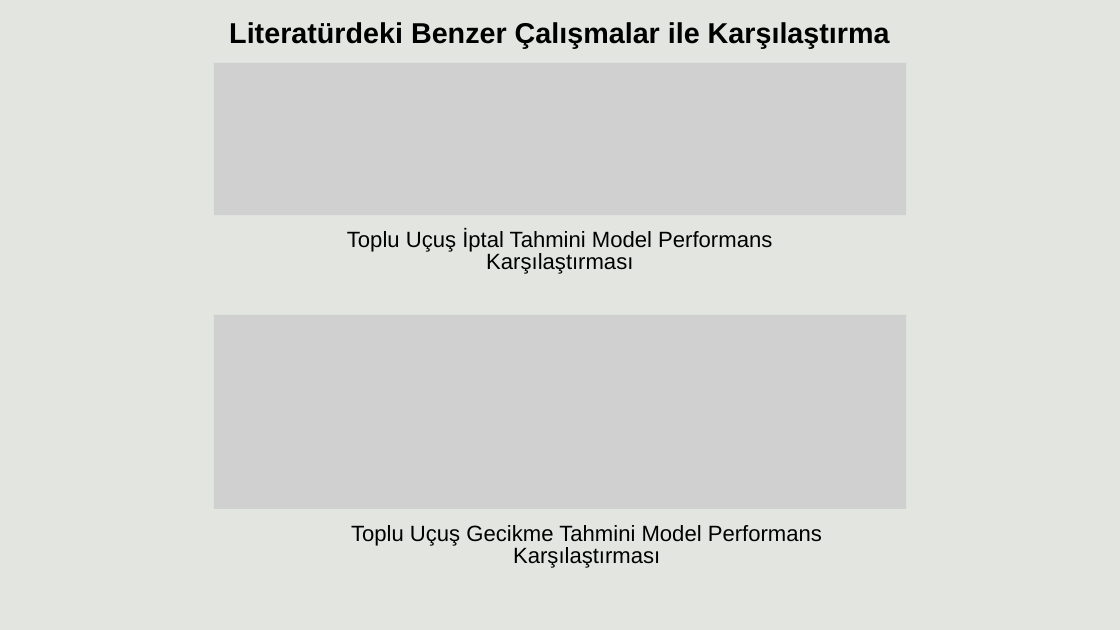
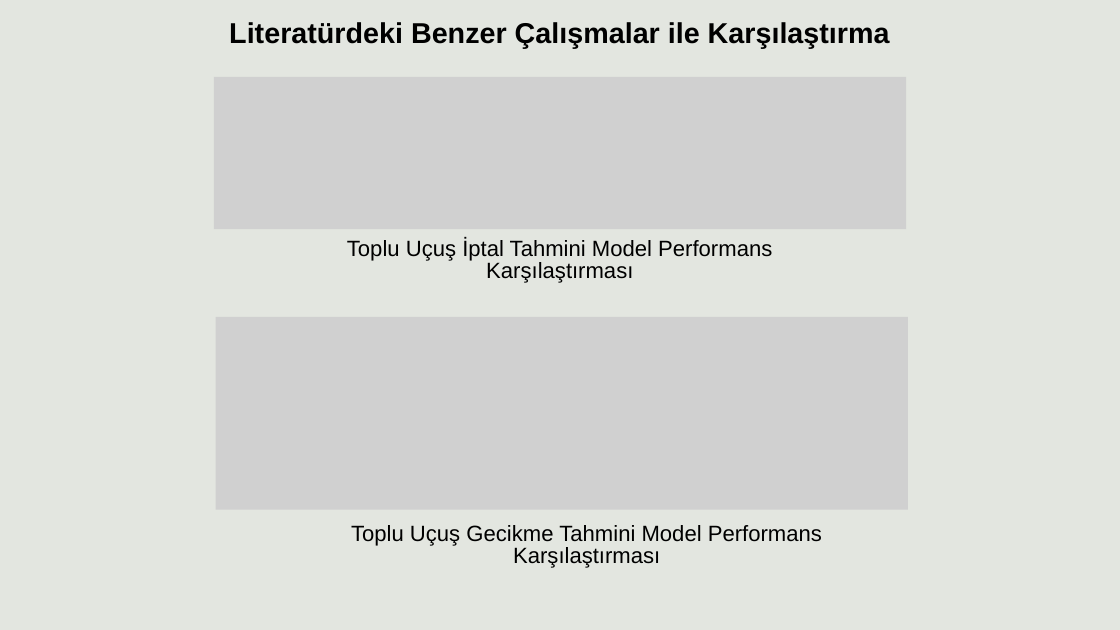
Before and after one commit to nuricanbrdmr/flight-delay-and-cancellation-prediction-system, a slide deck: slide 11 of Sunum/Bitirme Sunum.pptx. Drawn at 1120x630 pixels with LibreOffice and Linux fonts; fonts in the diff are those of the drawing; grey boxes stand for pictures. Boxes give left, top, right and bottom in pixels: in the first picture for what was removed or moved away, otherwise in the second. Text is boxed around its words. In the diff, an @@ line names an element or a change of style, - is before the commit and + after.

```diff
--- a/Sunum/Bitirme Sunum.pptx
+++ b/Sunum/Bitirme Sunum.pptx
@@ picture: place and size @@
-picture at [214,63,906,215]
+picture at [214,77,906,229]
@@ text "Toplu Uçuş İptal Tahmini Model ...": place and size @@
-text "Toplu Uçuş İptal Tahmini Model ..." at [347,231,772,274]
+text "Toplu Uçuş İptal Tahmini Model ..." at [347,240,772,283]
@@ picture at [216,317,908,510]: outline redrawn @@
```
Also in this commit, not shown: 9 other slides changed.
